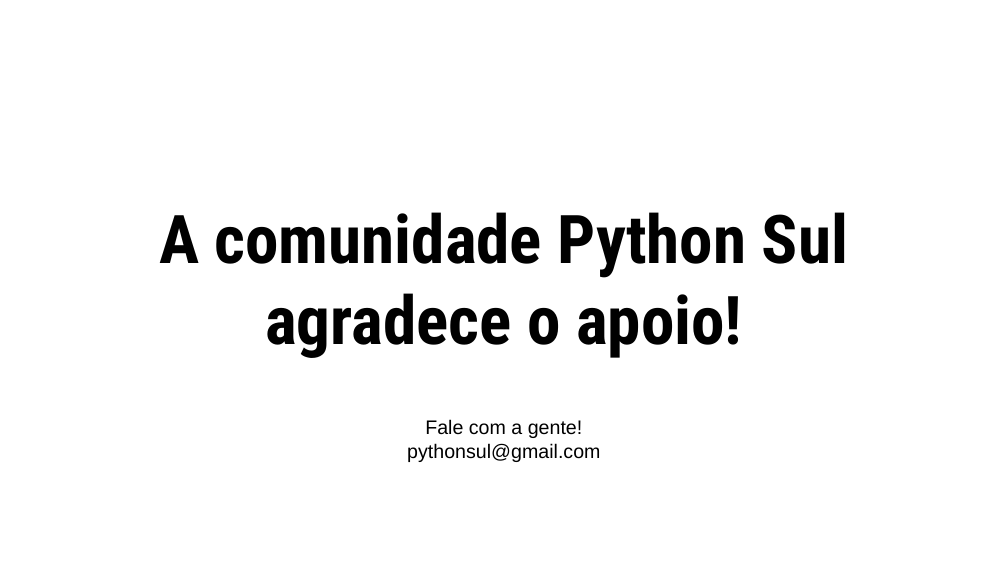
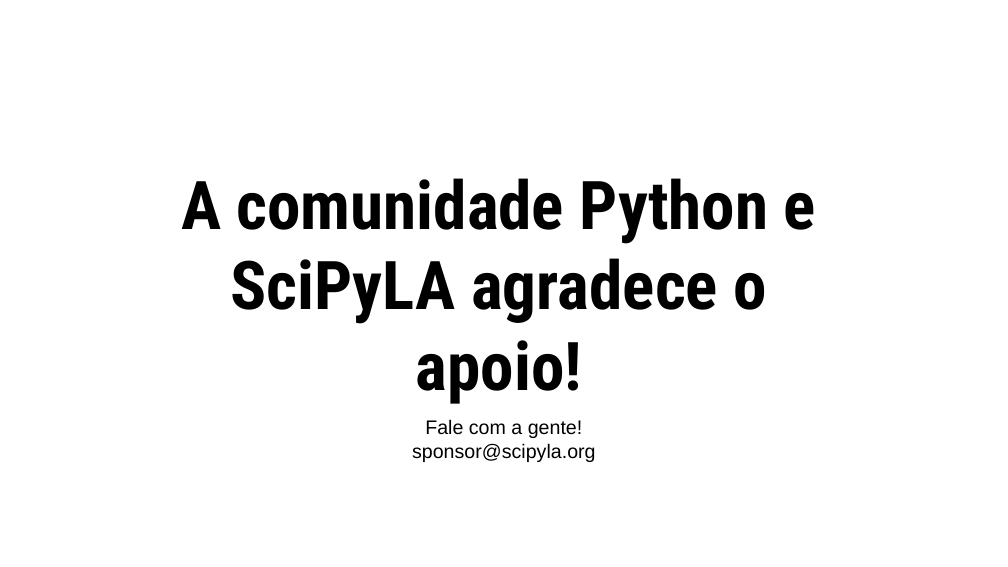
Before and after one commit to scipy-latinamerica/scipyla2018, a slide deck: slide 7 of docs/Proposta-de-Patrocinio-SciPyLA-2018.odp. Drawn at 1008x567 pixels with LibreOffice and Linux fonts; fonts in the diff are those of the drawing. Boxes give left, top, right and bottom in pixels: in the first picture for what was removed or moved away, otherwise in the second. Text is boxed around its words. In the diff, an @@ line names an element or a change of style, - is before the commit and + after.

Commit message:
Update sponsor prospect slides.

```diff
--- a/docs/Proposta-de-Patrocinio-SciPyLA-2018.odp
+++ b/docs/Proposta-de-Patrocinio-SciPyLA-2018.odp
@@ text at box(181, 178, 816, 404): text changed @@
-A comunidade Python Sul agradece o apoio!
+A comunidade Python e SciPyLA agradece o apoio!
@@ text at box(412, 443, 595, 462): text changed @@
-pythonsul@gmail.com
+sponsor@scipyla.org
```
Also in this commit, not shown: 5 other slides changed.
